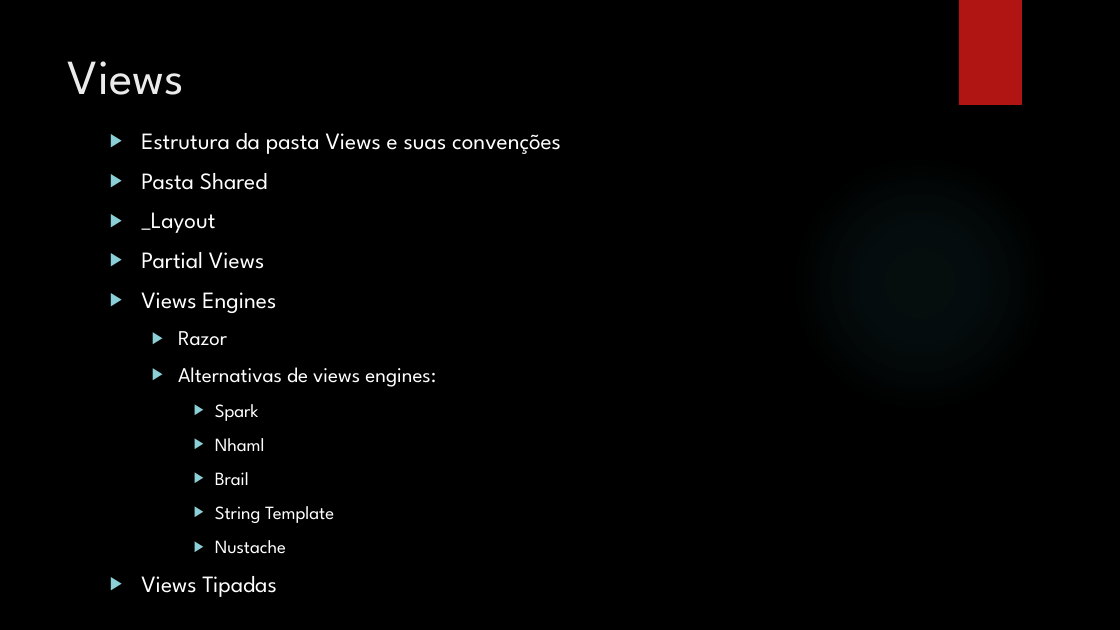
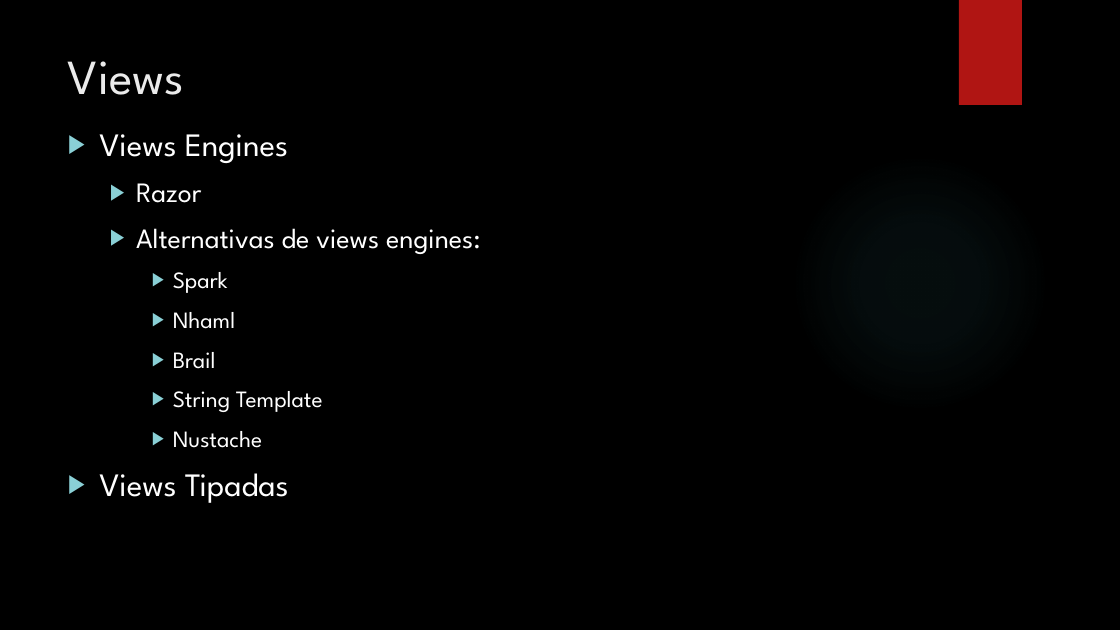
Before and after one commit to leolana/AspnetMvcLab, a slide deck: slide 13 of Presentation/AspNetMvc.pptx. Drawn at 1120x630 pixels with LibreOffice and Linux fonts; fonts in the diff are those of the drawing; background and template pictures are left out. Boxes give left, top, right and bottom in pixels: in the first picture for what was removed or moved away, otherwise in the second. Text is boxed around its words. In the diff, an @@ line names an element or a change of style, - is before the commit and + after.

```diff
--- a/Presentation/AspNetMvc.pptx
+++ b/Presentation/AspNetMvc.pptx
@@ text "Views Engines": place and size @@
-text "Views Engines" at (141,133,561,554)
+text "Views Engines" at (99,134,481,503)
@@ text "Views Engines" at (99,134,481,503): size 20 to 28 pt in "Views Engines", "Views Tipadas"; size 18 to 24 pt in "Razor", "Alternativas de views engines:"; size 16 to 20 pt in "Spark", "Nhaml", "Brail", "String Template" and 1 more places @@
@@ text at (141,133,561,269): paragraphs removed @@
-▶ Estrutura da pasta Views e suas convenções
-▶ Pasta Shared
-▶ _Layout
-▶ Partial Views
```
Also in this commit, not shown: 16 other slides changed, 4 slides added, 1 slide removed.
